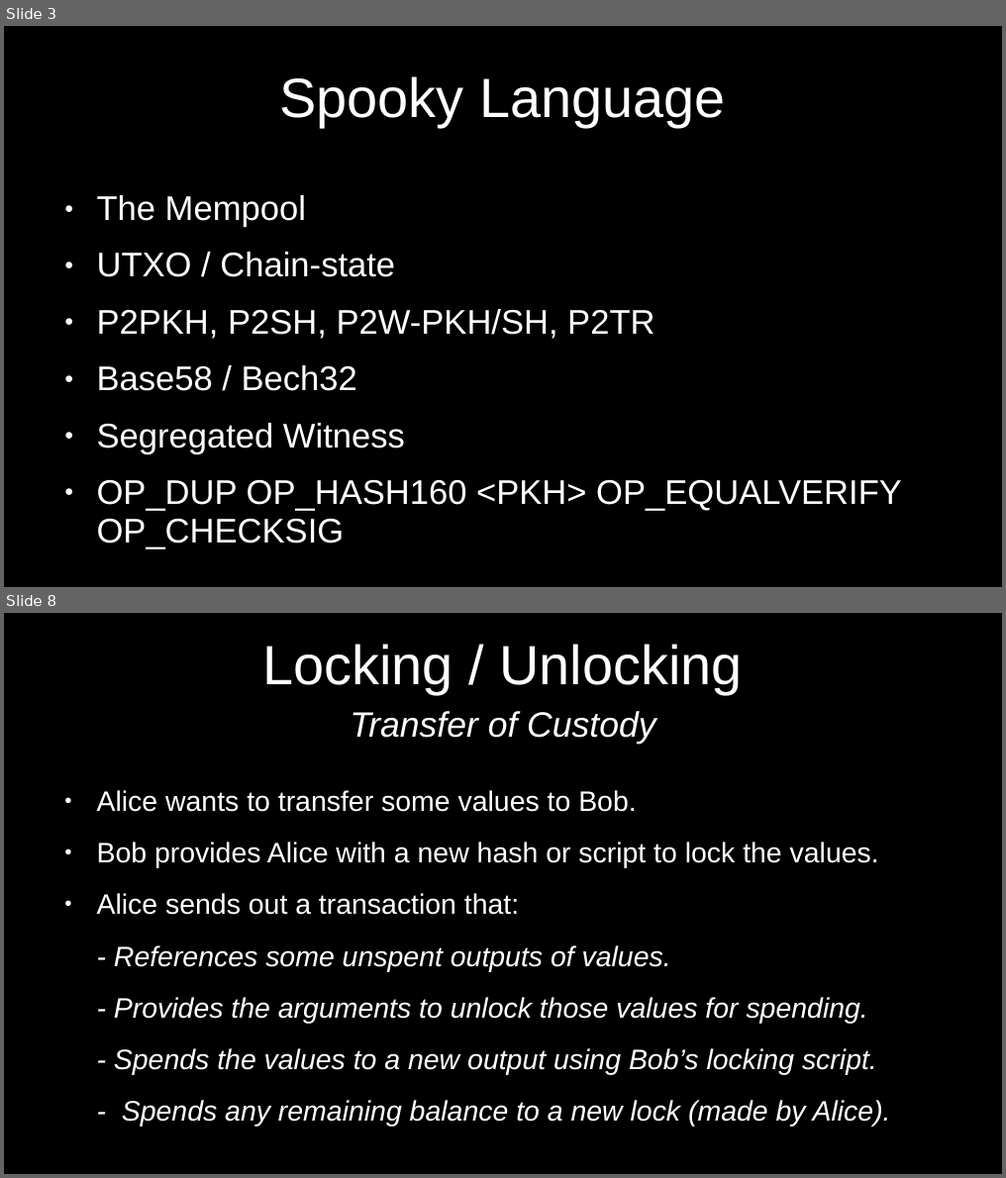
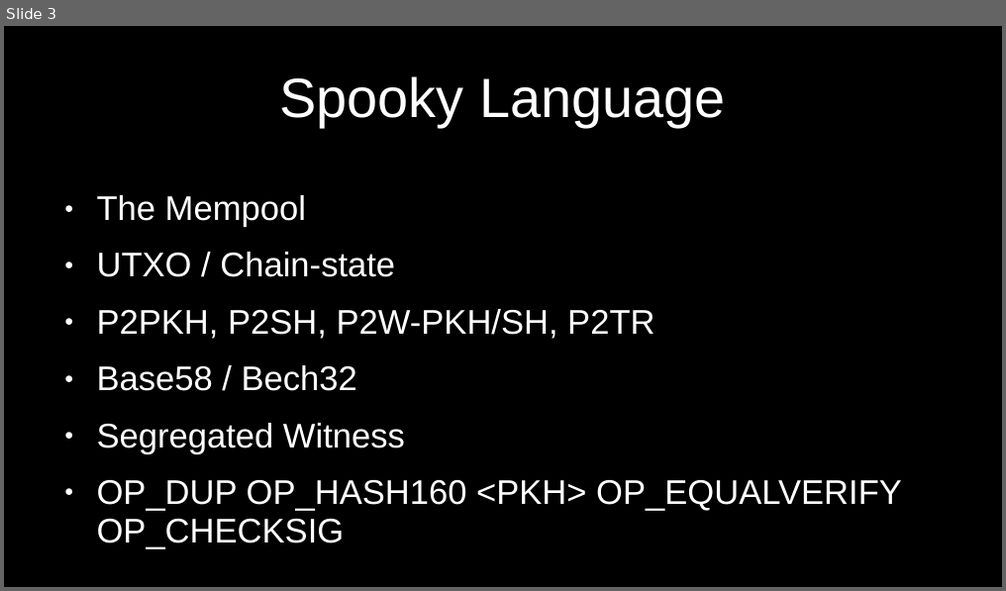
Before and after one commit to cmdruid/bitcoin-programming, a slide deck: slides/bitcoin-transactions.odp. Shown one above the other, each under a label of ours: slides 3 and 8 before the commit, slide 3 after it; the slides between them are not shown. The pictures are 1006x1178 and 1006x591 pixels, drawn with LibreOffice and Linux fonts; fonts in the diff are those of the drawing. Boxes give left, top, right and bottom in pixels: in the first picture for what was removed or moved away, otherwise in the second. Text is boxed around its words. In the diff, an @@ line names an element or a change of style, - is before the commit and + after.

```diff
--- a/slides/bitcoin-transactions.odp
+++ b/slides/bitcoin-transactions.odp
@@ slide 8 removed at [4,613,1002,1174], background #000000 @@
@@ title removed at [262,644,742,745] @@
-Locking / Unlocking
-Transfer of Custody
@@ text removed at [97,790,891,1127] @@
-● Alice wants to transfer some values to Bob.
-● Bob provides Alice with a new hash or script to lock the values.
-● Alice sends out a transaction that:
-- References some unspent outputs of values.
-- Provides the arguments to unlock those values for spending.
-- Spends the values to a new output using Bob’s locking script.
-- Spends any remaining balance to a new lock (made by Alice).
```
Also in this commit, not shown: 15 slides changed, 3 slides added, 2 other slides removed, 8 other files.
